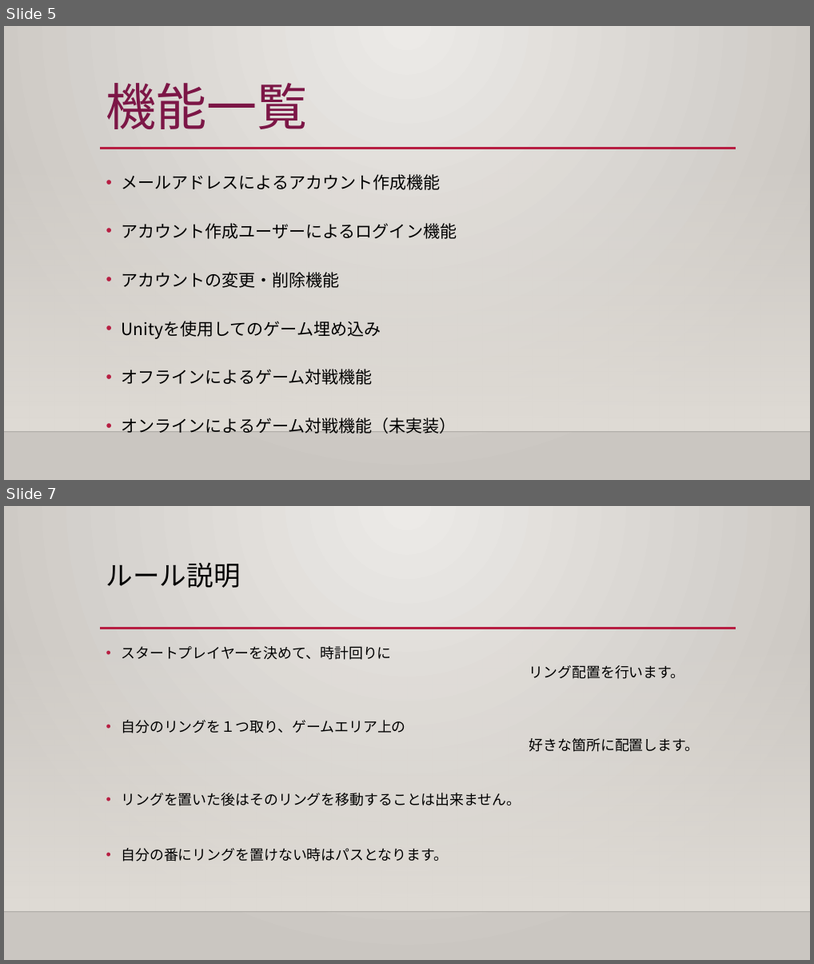
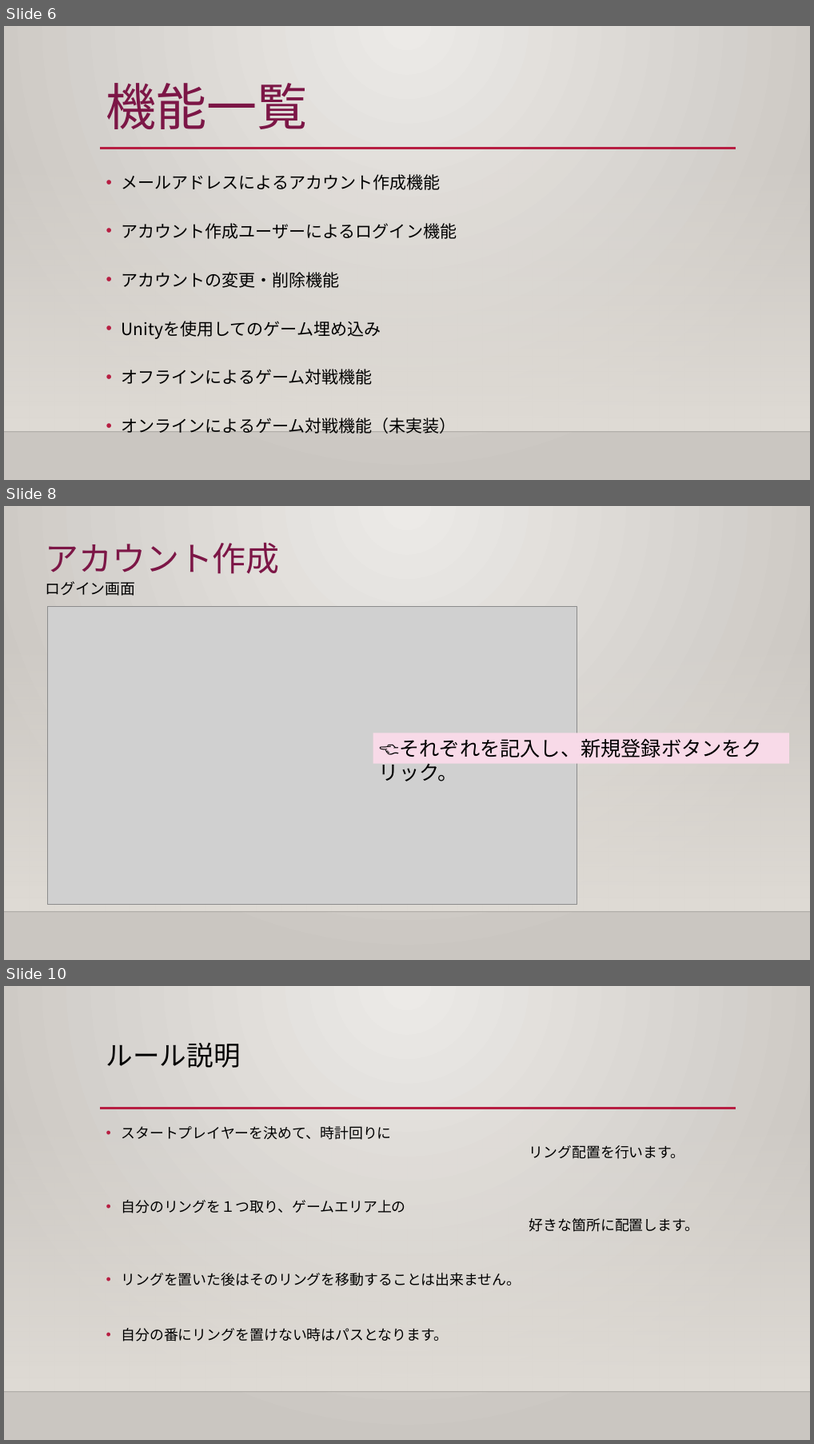
Before and after one commit to ivy239001/threerings, a slide deck: ThreeRings.pptx. Shown one above the other, each under a label of ours: slides 5 and 7 before the commit, slides 6, 8 and 10 after it; the slides between them are not shown. The pictures are 814x964 and 814x1444 pixels, drawn with LibreOffice and Linux fonts; fonts in the diff are those of the drawing; grey boxes stand for pictures; background and template pictures are left out. Boxes give left, top, right and bottom in pixels: in the first picture for what was removed or moved away, otherwise in the second. Text is boxed around its words. In the diff, an @@ line names an element or a change of style, - is before the commit and + after.

```diff
--- a/ThreeRings.pptx
+++ b/ThreeRings.pptx
@@ slide 8 added at box(4, 506, 810, 960), background gradient #ECEAE7 to #CAC7C1; not listed: 2 template elements that a slide beside it also shows @@
@@ text added at box(45, 543, 280, 574), 40 pt, text #7C1646 @@
+アカウント作成
@@ text added at box(45, 581, 135, 596), 18 pt, text #000000 @@
+ログイン画面
@@ picture added at box(47, 607, 577, 904) @@
@@ rectangle added at box(374, 733, 790, 763), fill #F8DAE8, 24 pt, text #000000 @@
+👈それぞれを記入し、新規登録ボタンをクリック。
@@ what was slide 5 is now slide 6 @@
@@ what was slide 7 is now slide 10 @@
```
Also in this commit, not shown: 1 slide changed, 2 other slides added, 1 other file.
